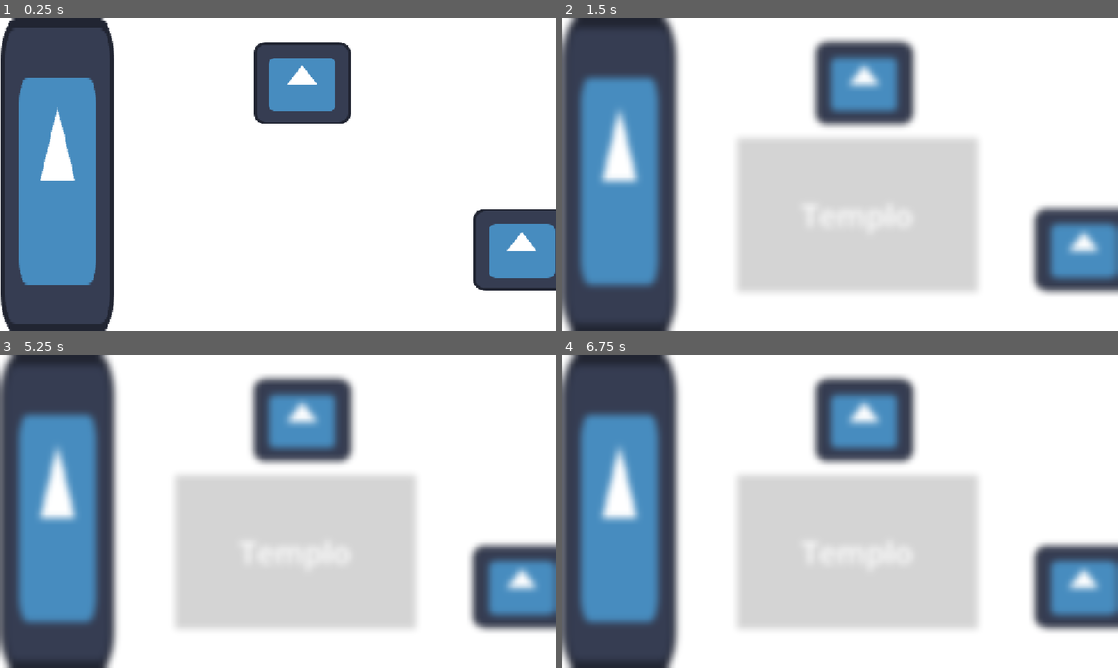
Above: before the commit, frames 1-4 (two rows, left to right).
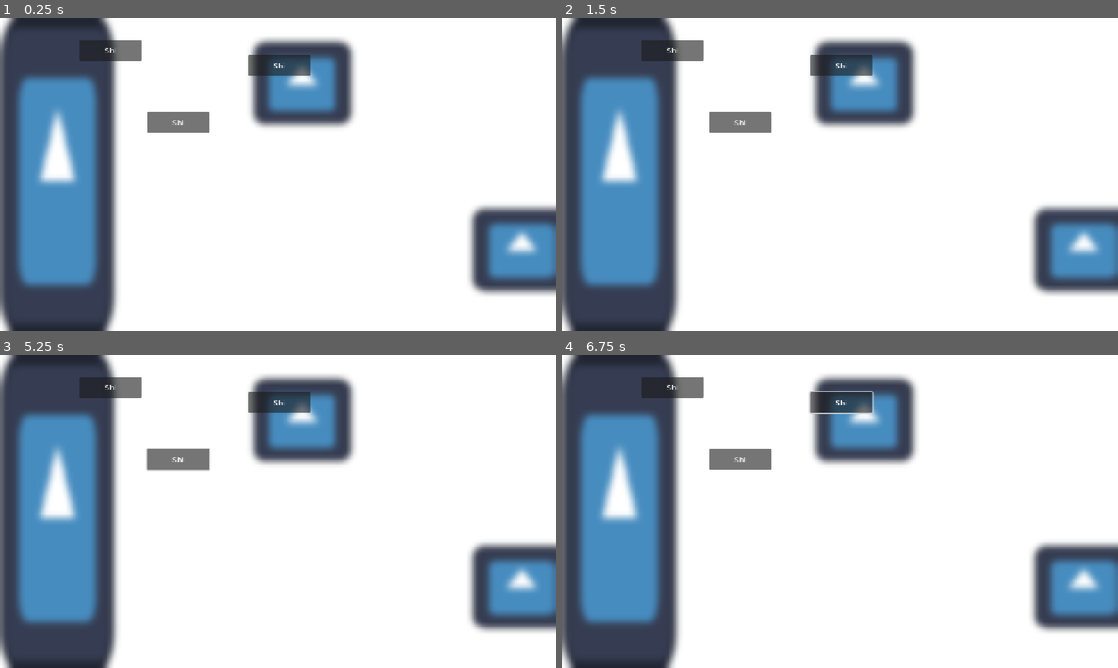
Above: after the commit, the same moments.

Repository: dabantoibarguen/Mullu-PGJ2026
Game: Godot game, scene res://ciudad/ciudad.tscn
The game is run twice, just before and just after one commit, with the same random seed, the same clock (stepped at 60 frames per second) and the same inputs. The engine's default icon, where the game draws it, is replaced by a stand-in: a white triangle on a blue panel in a dark square.
Inputs (mouse positions are in pixels of both pictures, inside the frame that each line leads up to):
- Up to frame 1 (0.25 s): no input
- Up to frame 2 (1.5 s): click (862, 83) at 0.5 s; click (1084, 249) at 1.25 s
- Up to frame 3 (5.25 s): click (55, 514) at 2 s; click "Shi" at 2.75 s; click "Shi" at 3.5 s; click "Shi" at 4.25 s; tap Enter at 5 s; move the mouse to (400, 495) at 5.02 s; hold Right (ui_right) from 5.03 s (still down); tap P at 5.1 s
- Up to frame 4 (6.75 s): tap Space at 5.27, 5.75, 6.02 s; move the mouse to (728, 527) at 5.77 s; release Right (ui_right) at 5.78 s; hold Down (ui_down) 5.78-6.53 s; tap Q at 5.85 s; tap Enter at 6.5 s; move the mouse to (895, 442) at 6.52 s; hold Right (ui_right) from 6.53 s (still down); tap P at 6.6 s

The runs differ from the first frame. In frame 1, 11% of the frame differs, in the area x 0-100%, y 0-100%; in frame 2, 23%; in frame 3, 23%; in frame 4, 23%, in the area x 14-75%, y 7-88%.

Commit message:
Set up arbol ceremonial

Diff:
--- a/ciudad/ciudad.tscn
+++ b/ciudad/ciudad.tscn
@@ -81,21 +81,21 @@
 vertical_alignment = 1
 
 [node name="AaronBlur" type="ColorRect" parent="." unique_id=2044504712]
-visible = false
 z_index = 4
 material = SubResource("ShaderMaterial_gmgtk")
 custom_minimum_size = Vector2(2000, 2000)
 anchors_preset = 15
 anchor_right = 1.0
 anchor_bottom = 1.0
-offset_left = -408.0
-offset_top = -672.0
-offset_right = 1592.0
-offset_bottom = 1328.0
+offset_top = 1.0
+offset_right = 848.0
+offset_bottom = 1353.0
 grow_horizontal = 2
 grow_vertical = 2
+scale = Vector2(1.0085974, 0.9196818)
 
 [node name="Upg_Ceremonial" parent="AaronBlur" unique_id=1973387419 instance=ExtResource("4_gmgtk")]
+layout_mode = 0
 
 [connection signal="mouse_entered" from="Templo" to="." method="_on_templo_mouse_entered"]
 [connection signal="pressed" from="Templo" to="." method="_on_templo_pressed"]
--- a/ciudad/ciudad_control.gd
+++ b/ciudad/ciudad_control.gd
@@ -35,3 +35,8 @@
 func _on_agua_mouse_entered() -> void:
 	textBox.visible = true
 	textBox.text = agua.name
+
+func _input(event: InputEvent) -> void:
+	if event is InputEventKey and event.is_pressed():
+		if event.keycode == KEY_ESCAPE:
+			blur.visible = false
--- a/ciudad/upg_ceremonial.tscn
+++ b/ciudad/upg_ceremonial.tscn
@@ -1,8 +1,11 @@
 [gd_scene format=3 uid="uid://chtkfjl3p0f1v"]
 
-[node name="Upg_Ceremonial" type="CanvasLayer" unique_id=1973387419]
+[node name="Upg_Ceremonial" type="Control" unique_id=1167157061]
+layout_mode = 3
+anchors_preset = 0
 
 [node name="Shi" type="Button" parent="." unique_id=1392743737]
+layout_mode = 0
 offset_left = 163.0
 offset_top = 48.0
 offset_right = 291.0
@@ -10,15 +13,17 @@
 text = "Shi"
 
 [node name="Shi2" type="Button" parent="." unique_id=977326639]
-offset_left = 163.0
-offset_top = 48.0
-offset_right = 291.0
-offset_bottom = 96.0
+layout_mode = 0
+offset_left = 302.0
+offset_top = 210.0
+offset_right = 430.0
+offset_bottom = 258.0
 text = "Shi"
 
 [node name="Shi3" type="Button" parent="." unique_id=302574226]
-offset_left = 163.0
-offset_top = 48.0
-offset_right = 291.0
-offset_bottom = 96.0
+layout_mode = 0
+offset_left = 510.0
+offset_top = 82.0
+offset_right = 638.0
+offset_bottom = 130.0
 text = "Shi"
